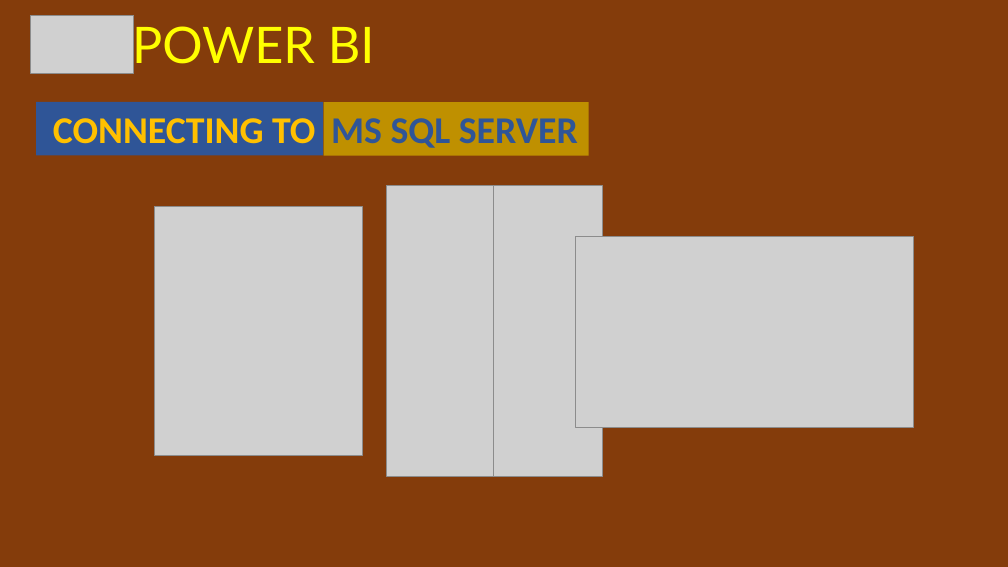
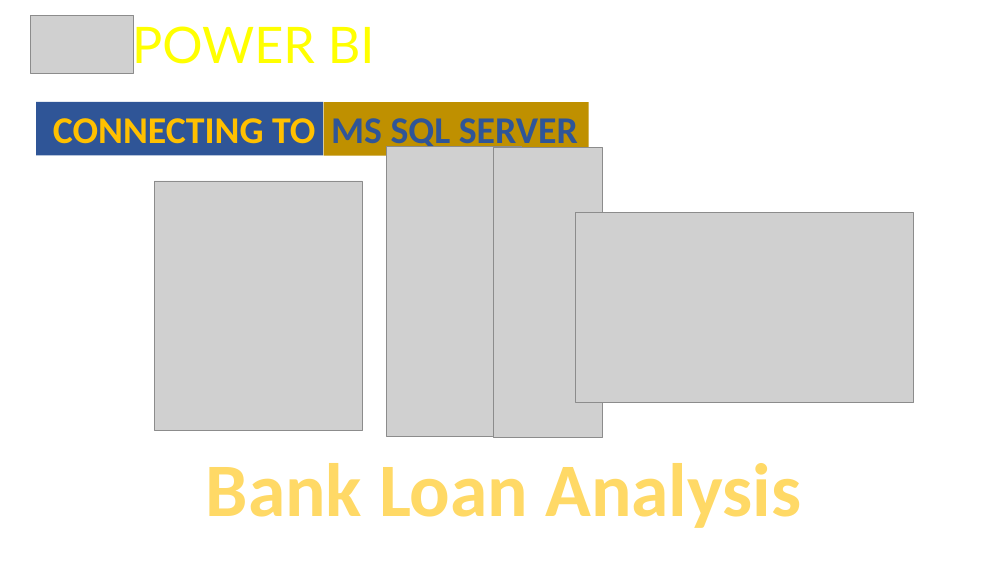
Before and after one commit to Samsgithub9635/Bank-Loan-Data-Analysis_PowerBI_and_MS-SQL-SERVER, a slide deck: slide 1 of Bank Loan Problem statement.pptx. Drawn at 1008x567 pixels with LibreOffice and Linux fonts; fonts in the diff are those of the drawing; grey boxes stand for pictures; background and template pictures are left out. Boxes give left, top, right and bottom in pixels: in the first picture for what was removed or moved away, otherwise in the second. Text is boxed around its words. In the diff, an @@ line names an element or a change of style, - is before the commit and + after.

```diff
--- a/Bank Loan Problem statement.pptx
+++ b/Bank Loan Problem statement.pptx
@@ background #843C0B to picture (left out) @@
@@ picture: place and size @@
-picture at [386,186,521,476]
+picture at [386,147,521,437]
@@ picture: place and size @@
-picture at [493,186,603,476]
+picture at [493,147,603,438]
@@ picture: place and size @@
-picture at [154,206,362,456]
+picture at [154,181,362,430]
@@ picture: place and size @@
-picture at [575,237,914,427]
+picture at [575,212,914,403]
@@ text added at [206,463,801,528], 72 pt, text gradient #FFC000 to #FFD966 to #FFF2CC, bold @@
+Bank Loan Analysis
```
Also in this commit, not shown: 3 other files.
